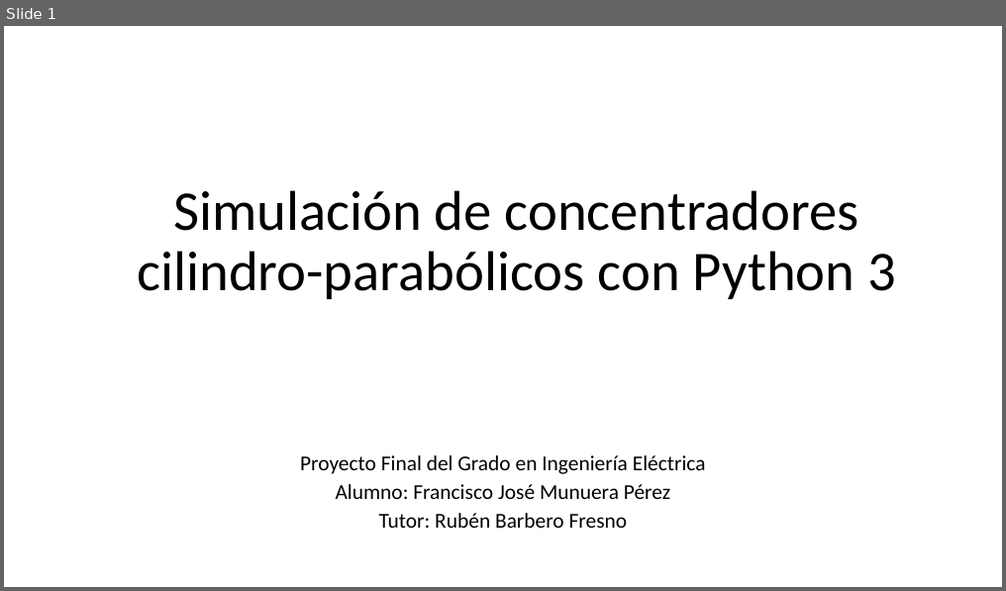
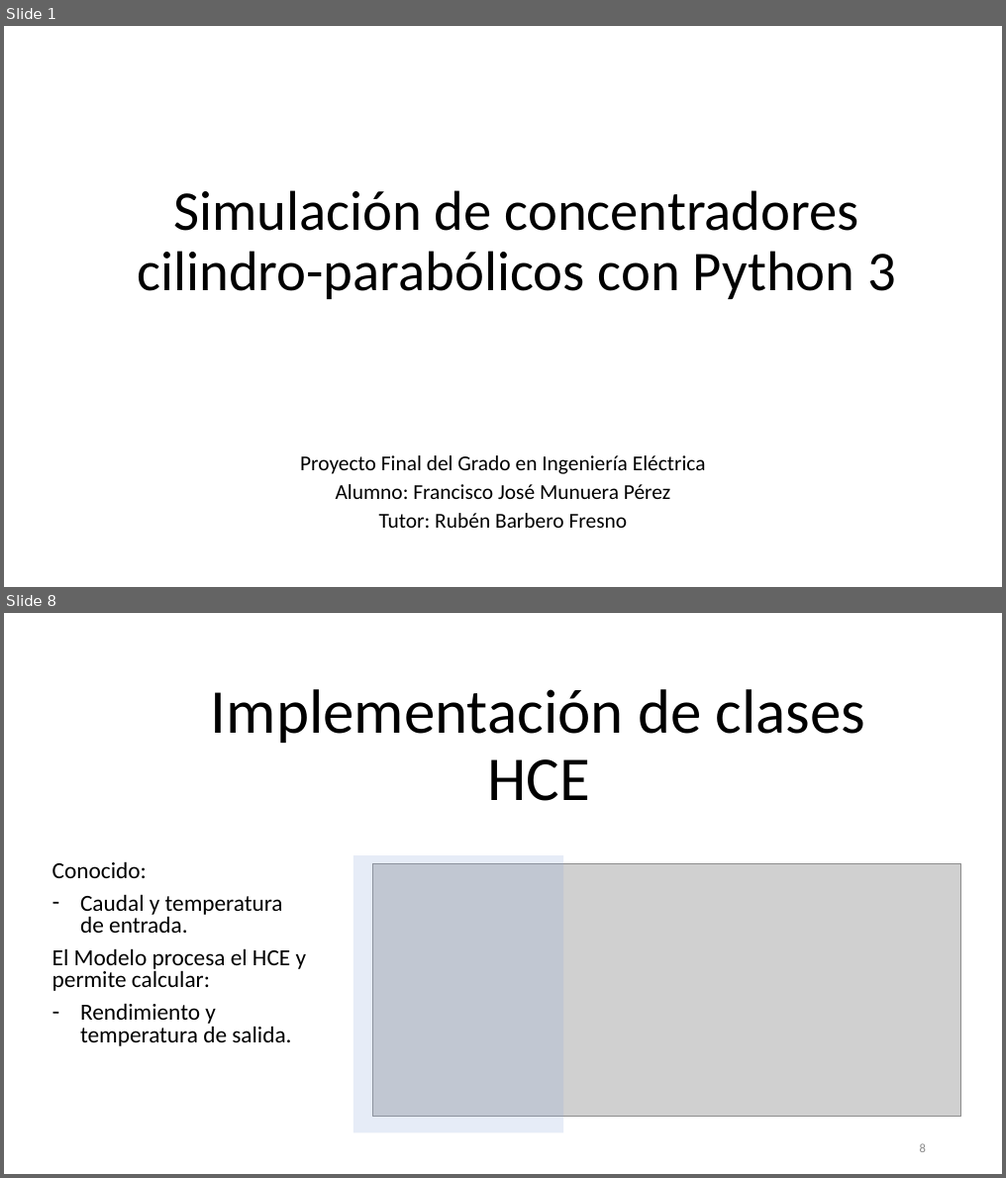
Before and after one commit to pacomunuera/csenergy-python, a slide deck: tfg/Simulación de concentradores cilindroparabólicos con Python 3.pptx. Shown one above the other, each under a label of ours: slide 1 before the commit, slides 1 and 8 after it; the slides between them are not shown. The pictures are 1006x591 and 1006x1178 pixels, drawn with LibreOffice and Linux fonts; fonts in the diff are those of the drawing; grey boxes stand for pictures. Boxes give left, top, right and bottom in pixels: in the first picture for what was removed or moved away, otherwise in the second. Text is boxed around its words. In the diff, an @@ line names an element or a change of style, - is before the commit and + after.

```diff
--- a/tfg/Simulación de concentradores cilindroparabólicos con Python 3.pptx
+++ b/tfg/Simulación de concentradores cilindroparabólicos con Python 3.pptx
@@ slide 8 added at (4, 613, 1002, 1174), background #FFFFFF @@
@@ title added at (211, 689, 866, 801), 60 pt, text #000000 @@
+Implementación de clases HCE
@@ subtitle added at (53, 861, 307, 1047), 22.2 pt, text #000000 @@
+Conocido:
+– Caudal y temperatura de entrada.
+El Modelo procesa el HCE y permite calcular:
+– Rendimiento y temperatura de salida.
@@ rectangle added at (353, 856, 564, 1134), fill #8FAADC at 22% opacity @@
@@ picture added at (373, 863, 961, 1117) @@
@@ page number added at (920, 1144, 926, 1153), 12 pt, text #8C8C8C @@
+8
```
Also in this commit, not shown: 17 other slides added, 8 other files.
